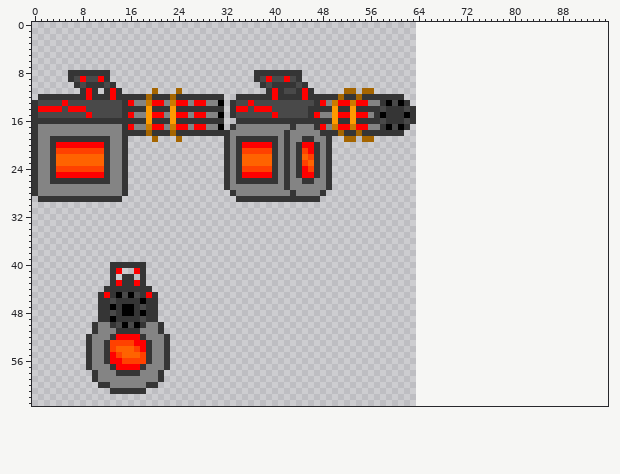
Edited in one commit: sprite sheet (Project/Relocation/Content/WeaponMinigun.png). The picture above was drawn from the file before the commit.
The file is 64x64 pixels. The old version is drawn lined up with the new one, on the new canvas.
Now the later version:
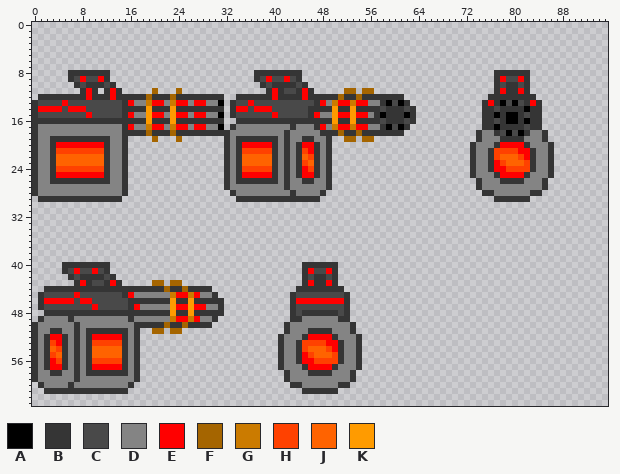
Palette (. is transparent): A #000000  B #353535  C #494949  D #848484  E #ff0000  F #a56500  G #cb7b00  H #ff4100  J #ff6300  K #ff9b00
The author wrote: Weapon Directions and other stuff that i cant remember
The exact change:
canvas 64x64 -> 96x64
@@ x 71..88 @@
  7 ..................
- 8 ..................
- 9 ..................
-10 ..................
-11 ..................
-12 ..................
-13 ..................
-14 ..................
-15 ..................
-16 ..................
-17 ..................
-18 ..................
-19 ..................
-20 ..................
-21 ..................
-22 ..................
-23 ..................
-24 ..................
-25 ..................
-26 ..................
-27 ..................
-28 ..................
-29 ..................
+ 8 ......BBBBBB......
+ 9 ......BECCEB......
+10 ......BCBBCB......
+11 ......BEBBEB......
+12 .....BBBBBBBB.....
+13 ....BEBACACBEB....
+14 ....BBCBBBBABB....
+15 ....BBABAABCBB....
+16 ....BBCBAABABB....
+17 ....BBABBBBCBB....
+18 ...BDDBCACABDDB...
+19 ...BDDDBBBBDDDB...
+20 ..BDDDBEEEEBDDDB..
+21 ..BDDBHHHHEEBDDB..
+22 ..BDDBHJJJHEBDDB..
+23 ..BDDBEHJJJHBDDB..
+24 ..BDDBEEHHHHBDDB..
+25 ..BDDDBEEEEBDDDB..
+26 ...BDDDBBBBDDDB...
+27 ...BDDDDDDDDDDB...
+28 ....BBDDDDDDBB....
+29 ......BBBBBB......
 30 ..................
@@ x 0..56 @@
 39 .........................................................
-40 .............BBBBBB......................................
-41 .............BE..EB......................................
-42 .............B.BB.B......................................
-43 .............BEBBEB......................................
-44 ............BBBBBBBB.....................................
-45 ...........BEBACACBEB....................................
-46 ...........BBCBBBBABB....................................
-47 ...........BBABAABCBB....................................
-48 ...........BBCBAABABB....................................
-49 ...........BBABBBBCBB....................................
-50 ..........BDDBCACABDDB...................................
-51 ..........BDDDBBBBDDDB...................................
-52 .........BDDDBEEEEBDDDB..................................
-53 .........BDDBHHHHEEBDDB..................................
-54 .........BDDBHJJJHEBDDB..................................
-55 .........BDDBEHJJJHBDDB..................................
-56 .........BDDBEEHHHHBDDB..................................
-57 .........BDDDBEEEEBDDDB..................................
-58 ..........BDDDBBBBDDDB...................................
-59 ..........BDDDDDDDDDDB...................................
-60 ...........BBDDDDDDBB....................................
-61 .............BBBBBB......................................
+40 .....BBBBBBBB................................BBBBBB......
+41 .....BCECCECB................................BECCEB......
+42 ......BCBBBBCB...............................BCBBCB......
+43 .......BEBCCBEB.....FF.FF....................BEBBEB......
+44 ..BBBBBBBBBBBBBBBBBBBBFBBFBBBB..............BBBBBBBB.....
+45 .BCCCCCECCCCCCCBEDDDDDDGEEGEDDB............BCCCCCCCCB....
+46 .BEEEEECEECCCCCCBBBBBBBKBBKBBBBB...........BEEEEEEEEB....
+47 .BCCCCCCCCECCCCCBEDDDDDKEEKEEDDB...........BCCCCCCCCB....
+48 ..BBBBBBBBBBBBBBBBBBBBBKBBKBBBBB...........BCBBBBBBCB....
+49 .BDDDDBDDDDDDDDDBDDDDDDGEEGEDDB............BBDDDDDDBB....
+50 BDDDDDDBDDDDDDDDDBBBBBFBBFBBBB............BDDDDDDDDDDB...
+51 BDDBBDDBDBBBBBBBDB..FF.FF.................BDDDBBBBDDDB...
+52 BDBEEBDBDBEEEEEBDB.......................BDDDBEEEEBDDDB..
+53 BDBHEBDBDBHHHHHBDB.......................BDDBHHHHEEBDDB..
+54 BDBJHBDBDBJJJJJBDB.......................BDDBHJJJHEBDDB..
+55 BDBHJBDBDBJJJJJBDB.......................BDDBEHJJJHBDDB..
+56 BDBEHBDBDBHHHHHBDB.......................BDDBEEHHHHBDDB..
+57 BDBEEBDBDBEEEEEBDB.......................BDDDBEEEEBDDDB..
+58 BDDBBDDBDBBBBBBBDB........................BDDDBBBBDDDB...
+59 BDDDDDDBDDDDDDDDDB........................BDDDDDDDDDDB...
+60 .BDDDDBDDDDDDDDDB..........................BBDDDDDDBB....
+61 ..BBBBBBBBBBBBBB.............................BBBBBB......
 62 .........................................................
